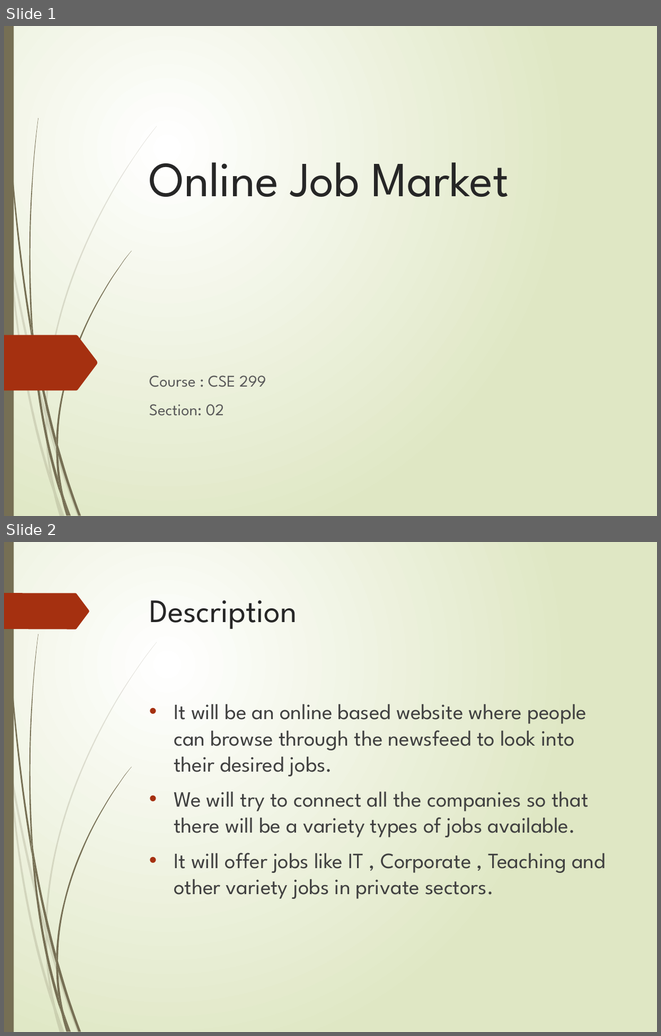
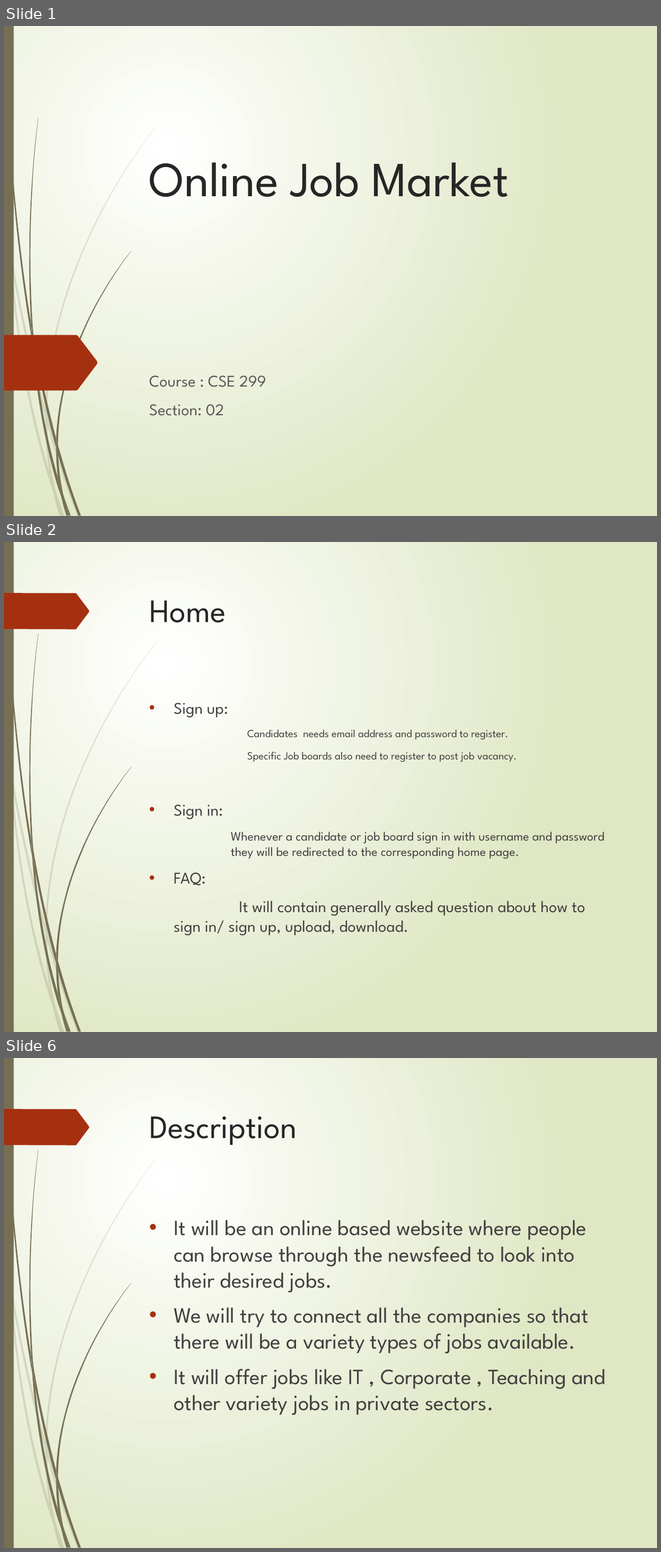
Before and after one commit to nsuspring2019cse299sec2/Group-3, a slide deck: Documentation/Project Proposal/Group_3_project_proposal.pptx. Shown one above the other, each under a label of ours: slides 1 and 2 before the commit, slides 1, 2 and 6 after it; the slides between them are not shown. The pictures are 661x1036 and 661x1552 pixels, drawn with LibreOffice and Linux fonts; fonts in the diff are those of the drawing. Boxes give left, top, right and bottom in pixels: in the first picture for what was removed or moved away, otherwise in the second. Text is boxed around its words. In the diff, an @@ line names an element or a change of style, - is before the commit and + after.

Commit message:
Change in feature description
Specific feature description have been added to individual features of the web app .

```diff
--- a/Documentation/Project Proposal/Group_3_project_proposal.pptx
+++ b/Documentation/Project Proposal/Group_3_project_proposal.pptx
@@ slide 2 added at [4, 542, 657, 1032], background gradient #FFFFFF to #DFE8C4; not listed: 24 template elements that a slide beside it also shows @@
@@ title added at [149, 600, 226, 623], 36 pt, text #262626 @@
+Home
@@ text added at [174, 703, 604, 935], 14 pt, text #404040 @@
+• Sign up:
+      Candidates needs email address and password to register.
+      Specific Job boards also need to register to post job vacancy.
+• Sign in:
+    Whenever a candidate or job board sign in with username and password they will be redirected to the corresponding home page.
+• FAQ:
+It will contain generally asked question about how to sign in/ sign up, upload, download.
@@ what was slide 2 is now slide 6 @@
```
Also in this commit, not shown: 3 other slides added.
